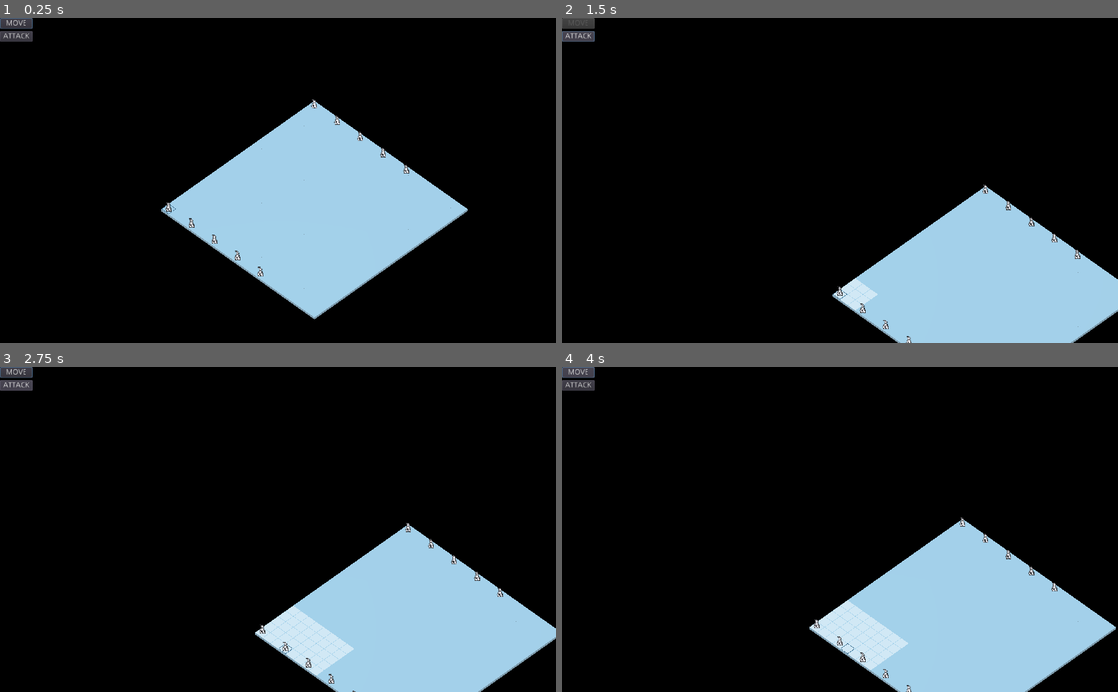
Above: before the commit, frames 1-4 (two rows, left to right).
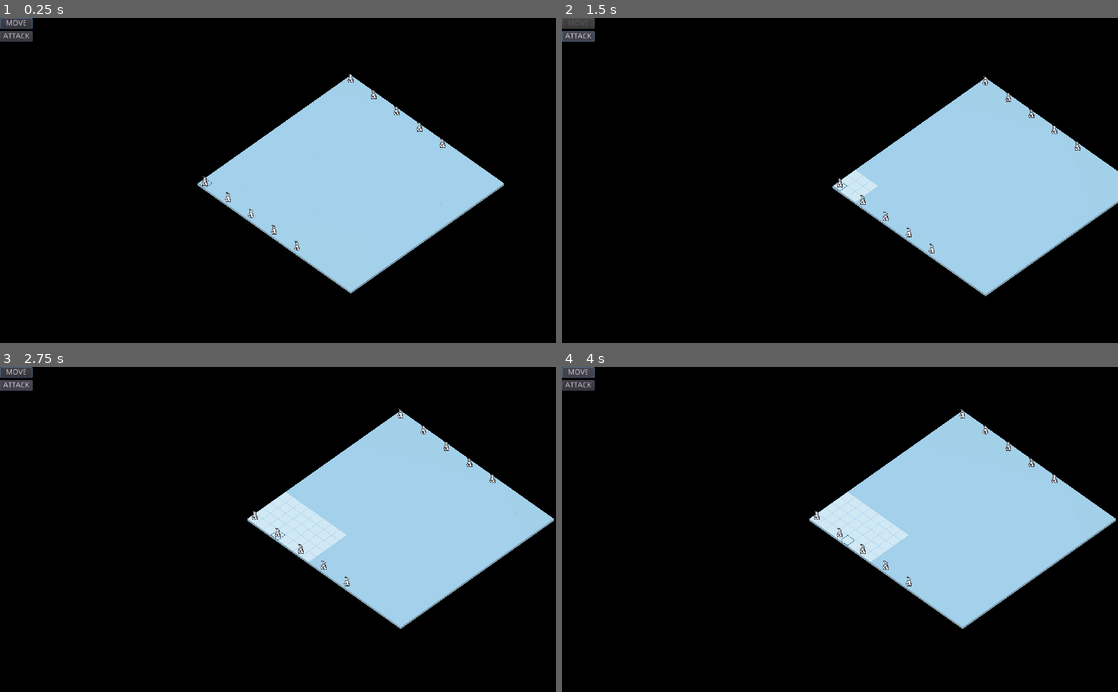
Above: after the commit, the same moments.

Repository: StrayEddy/AnimaTak
Game: Godot game, scene res://Main.tscn
The game is run twice, just before and just after one commit, with the same random seed, the same clock (stepped at 60 frames per second) and the same inputs.
Inputs:
- Up to frame 1 (0.25 s): no input
- Up to frame 2 (1.5 s): tap Enter (ui_accept) at 0.5, 0.77 s; hold Right (ui_right) 0.53-1.25 s; click "ATTACK" at 1.25 s
- Up to frame 3 (2.75 s): tap Enter (ui_accept) at 2, 2.27 s; hold Down (ui_down) from 2.03 s (still down)
- Up to frame 4 (4 s): release Down (ui_down) at 2.78 s; hold Right (ui_right) 2.78-3.5 s; click "MOVE" at 3.5 s

The runs differ from the first frame. In frame 1, 9.2% of the frame differs, in the area x 29-91%, y 17-93%; in frame 2, 25%; in frame 3, 27%, in the area x 44-100%, y 12-100%; in frame 4, 27%.

Commit message:
Center camera to current rabbit

Diff:
--- a/Camera.gd
+++ b/Camera.gd
@@ -1,16 +1,15 @@
 extends Camera
 
-
-# Declare member variables here. Examples:
-# var a = 2
-# var b = "text"
-
+var center_translation
+var center_tile_coords
 
 # Called when the node enters the scene tree for the first time.
 func _ready():
-	pass # Replace with function body.
+	center_translation = translation
+	center_tile_coords = Vector3(10, 0, 10)
 
+func move_to(w, h):
+	var new_pos = center_translation - (center_tile_coords - Vector3(w,0,h))
 
-func move_to(x, z):
-	$Tween.interpolate_property(self, "translation", translation, Vector3(x, translation.y, z), 1.0, Tween.TRANS_LINEAR, Tween.EASE_IN_OUT)
+	$Tween.interpolate_property(self, "translation", translation, new_pos, 0.5, Tween.TRANS_LINEAR, Tween.EASE_IN_OUT)
 	$Tween.start()
